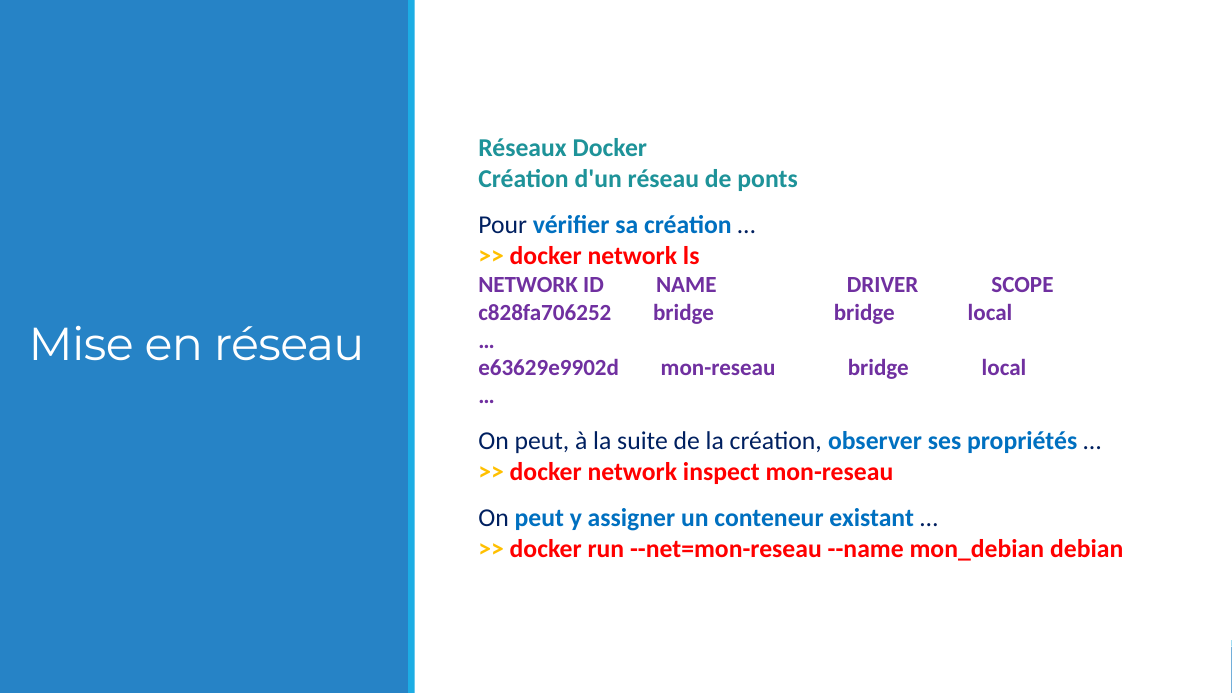
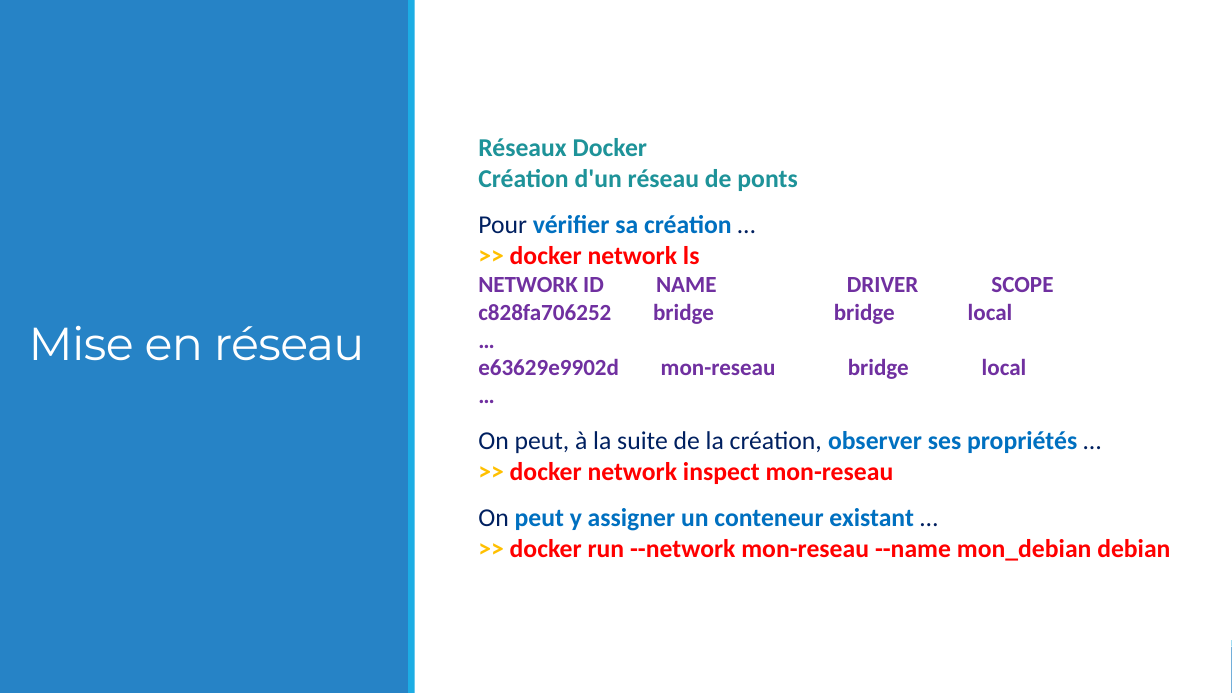
Before and after one commit to lcsavard/docker, a slide deck: slide 55 of Docker (Module 03).pptx (slide 56 before the commit). Drawn at 1232x693 pixels with LibreOffice and Linux fonts; fonts in the diff are those of the drawing. Boxes give left, top, right and bottom in pixels: in the first picture for what was removed or moved away, otherwise in the second. Text is boxed around its words. In the diff, an @@ line names an element or a change of style, - is before the commit and + after.

```diff
--- a/Docker (Module 03).pptx
+++ b/Docker (Module 03).pptx
@@ text at [478, 508, 1170, 561]: text changed @@
-On peut y assigner un conteneur existant …
->> docker run --net=mon-reseau --name mon_debian debian
+On peut y assigner un conteneur existant …
+>> docker run --network mon-reseau --name mon_debian debian
```
Also in this commit, not shown: 5 other slides changed, 1 slide removed, 2 other files.
